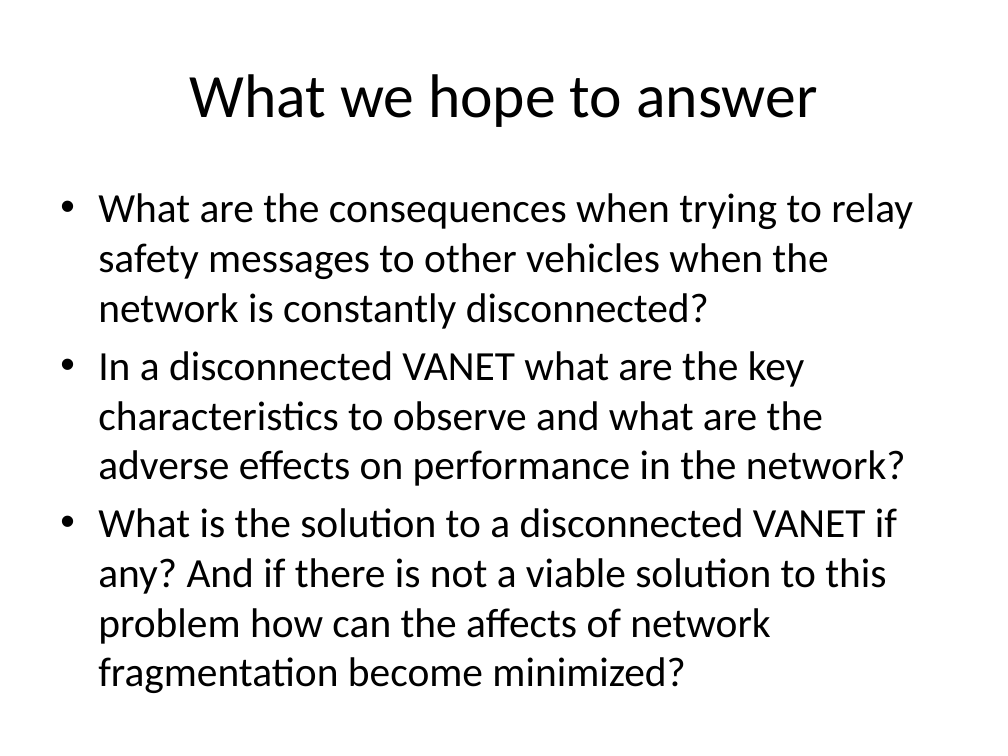
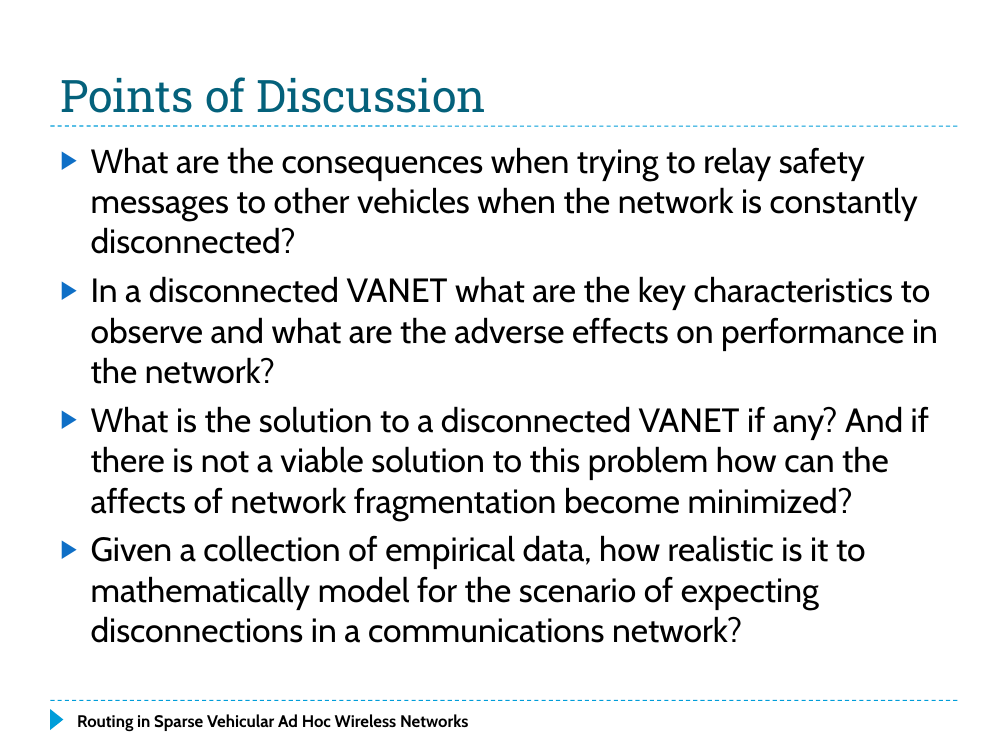
Before and after one commit to f33losopher/EEMaster_VANET, a slide deck: slide 4 of VANET_Felix.pptx (slide 3 before the commit). Drawn at 1008x756 pixels with LibreOffice and Linux fonts; fonts in the diff are those of the drawing. Boxes give left, top, right and bottom in pixels: in the first picture for what was removed or moved away, otherwise in the second. Text is boxed around its words. In the diff, an @@ line names an element or a change of style, - is before the commit and + after.

Commit message:
Mainly updates to PPT Paper up to analysis of disconnected networks with two directional traffic

```diff
--- a/VANET_Felix.pptx
+++ b/VANET_Felix.pptx
@@ title "Points of Discussion" at box(60, 77, 486, 113): vertical alignment middle to bottom @@
@@ title at box(60, 77, 486, 113): text changed; size 44 to 32 pt; font Calibri to Roboto Slab; text colour #000000 to #04617B @@
-What we hope to answer
+Points of Discussion
@@ text "What are the consequences when ...": place and size @@
-text "What are the consequences when ..." at box(98, 193, 913, 693)
+text "What are the consequences when ..." at box(91, 147, 938, 643)
@@ line added from (50, 126) to (958, 126), #009DD9 0.75 pt dashed @@
@@ text at box(91, 147, 938, 521): size 29.6 to 24.1 pt, font Calibri to Cabin in "What are the consequences when trying to ...", "In a disconnected VANET what are the ...", "What is the solution to a disconnected ..."; bullet • to ▶ @@
@@ text at box(91, 535, 866, 643): paragraph added @@
+▶ Given a collection of empirical data, how realistic is it to mathematically model for the scenario of expecting disconnections in a communications network?
@@ line added from (50, 701) to (958, 701), #009DD9 0.75 pt dashed @@
@@ triangle added at box(50, 709, 64, 730), fill #009DD9 @@
@@ text added at box(77, 714, 469, 731), 12 pt, text #000000, bold @@
+Routing in Sparse Vehicular Ad Hoc Wireless Networks
```
Also in this commit, not shown: 20 other slides changed, 3 slides added, 2 slides removed, 2 other files.
